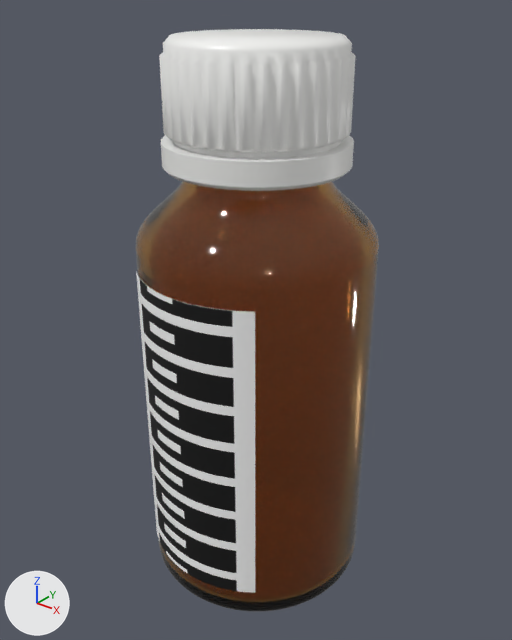
What one commit did to the glTF model assets/amber-bottles/labelled/SMP-0018_2002711369054.glb.
Rendered twice from a 50 mm camera at (0.0556, -0.0697, 0.0832) aimed at (-0.0005, 0.0004, 0.0398). The axes (+X, +Y, +Z) are drawn at lower left. The lights are the same throughout. The older version comes first. Where no turn or scale is listed for an object, it has been applied to the vertices. Vertices at exactly the same position are counted once.

Names of what the first picture shows: 'Bottle_030ml', 'Cap_030ml_PP20', 'Label_SMP-0018'.
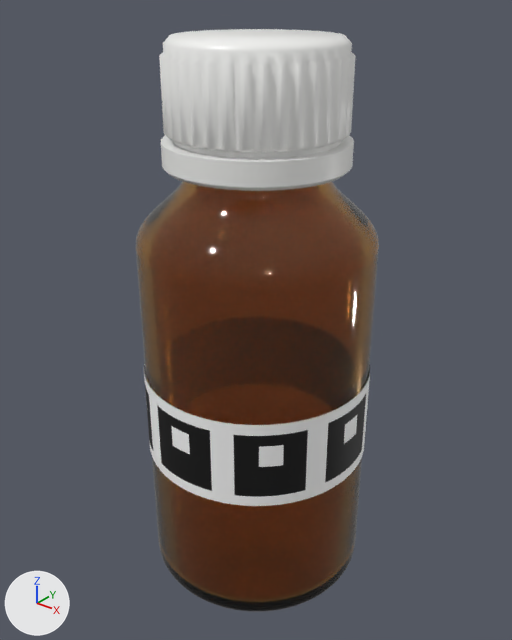
Scene script edits in JSON lines:
```json
{"block": "me_label_smp_0018", "where": "# used by ob_label_smp_0018; location = (0.0, 0.0, 0.0)"}
{"op": "remove", "block": "me_label_smp_0018", "code": "me_label_smp_0018.from_pydata(...)  # 132 vertices, 128 faces; spans x -0.0099..0.0099, y -0.0161..-0.0126, z 0.0054..0.0489"}
{"op": "add", "block": "me_label_smp_0018", "code": "me_label_smp_0018.from_pydata(...)  # 388 vertices, 384 faces; spans x -0.0161..0.0161, y -0.0161..0.0161, z 0.0208..0.0334"}
{"block": "me_label_smp_0018", "change": "me_label_smp_0018 part 1: 388 vertices added at x -0.0161..0.0161, y -0.0161..0.0161, z 0.0208..0.0334"}
{"block": "me_label_smp_0018", "change": "me_label_smp_0018 part 2: 132 vertices removed from x -0.0099..0.0099, y -0.0161..-0.0126, z 0.0054..0.0489"}
```

Where the change shows, as pixel boxes [x1, y1, x2, y2] in the pictures (512 x 640 px):
```json
{"object": "Label_SMP-0018", "change": "reshaped", "before": [136, 272, 255, 593], "after": [144, 363, 370, 506]}
{"part": 1, "of": "me_label_smp_0018", "change": "added", "after": [144, 363, 370, 506]}
{"part": 2, "of": "me_label_smp_0018", "change": "deleted", "before": [136, 272, 255, 593]}
```
